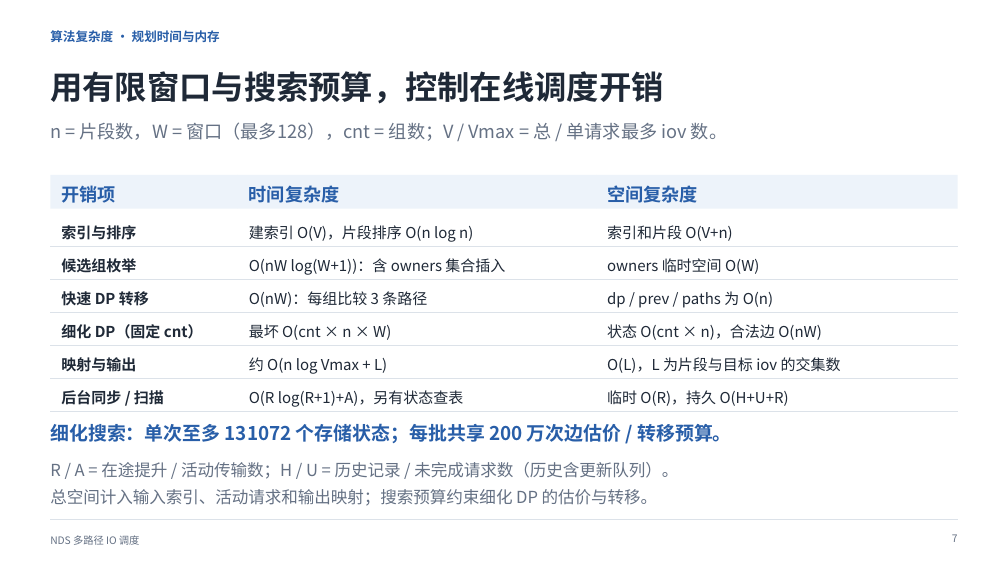
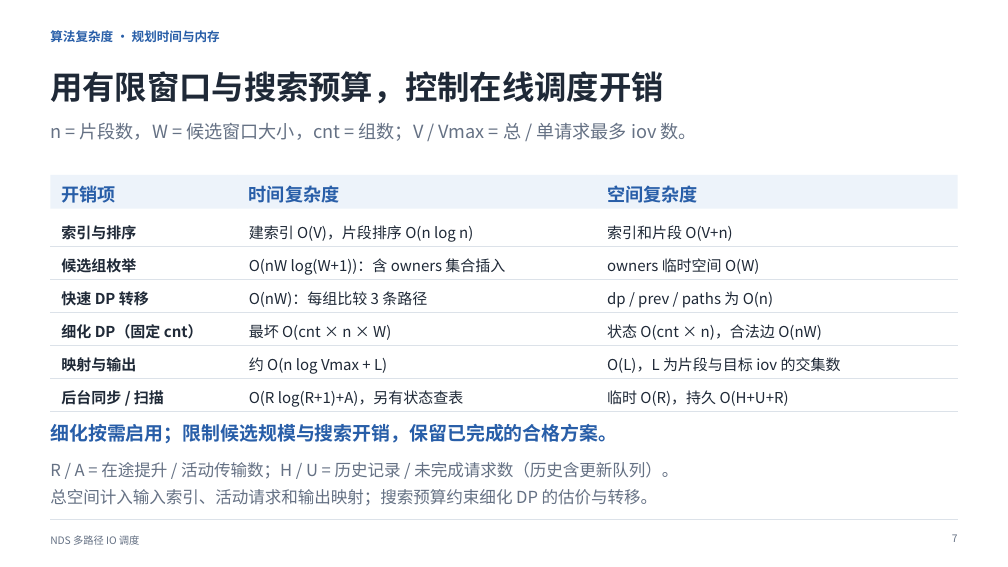
Before and after one commit to dpj135/hackathon, a slide deck: slide 8 of submissions/kaisennhu/07_答辩PPT/答辩介绍.pptx. Drawn at 1008x567 pixels with LibreOffice and Linux fonts; fonts in the diff are those of the drawing. Boxes give left, top, right and bottom in pixels: in the first picture for what was removed or moved away, otherwise in the second. Text is boxed around its words. In the diff, an @@ line names an element or a change of style, - is before the commit and + after.

```diff
--- a/submissions/kaisennhu/07_答辩PPT/答辩介绍.pptx
+++ b/submissions/kaisennhu/07_答辩PPT/答辩介绍.pptx
@@ text at bbox=[50, 123, 697, 141]: text changed @@
-n = 片段数，W = 窗口（最多128），cnt = 组数；V / Vmax = 总 / 单请求最多 iov 数。
+n = 片段数，W = 候选窗口大小，cnt = 组数；V / Vmax = 总 / 单请求最多 iov 数。
@@ text at bbox=[50, 424, 617, 443]: text changed @@
-细化搜索：单次至多 131072 个存储状态；每批共享 200 万次边估价 / 转移预算。
+细化按需启用；限制候选规模与搜索开销，保留已完成的合格方案。
```
Also in this commit, not shown: 2 other slides changed, 2 other files.
